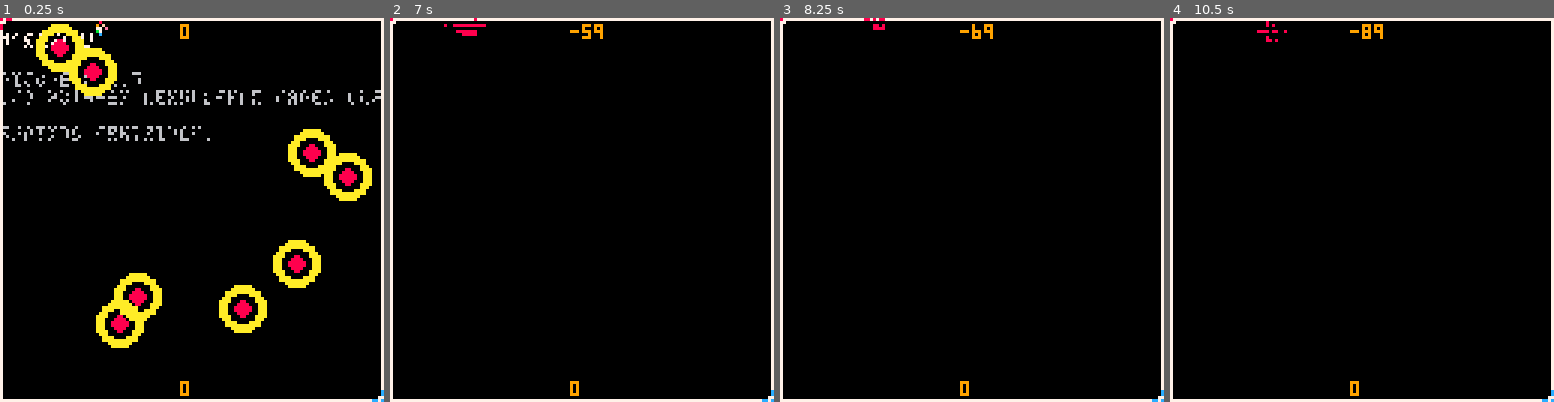
Above: before the commit, frames 1-4 (left to right).
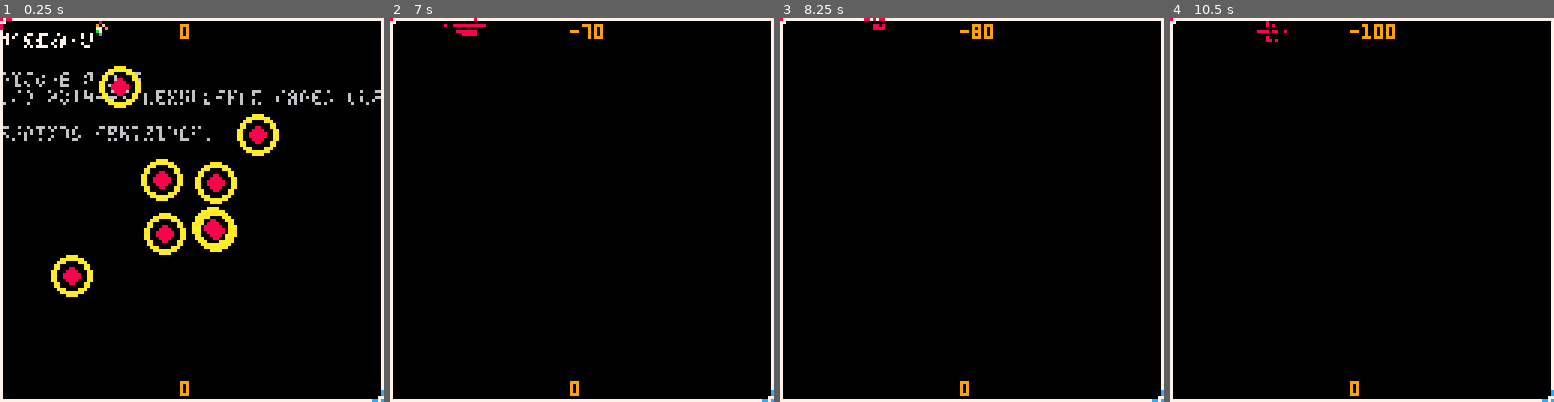
Above: after the commit, the same moments.

Repository: GerodruS/gj240120
Game: PICO-8 cartridge game.p8
Same seed, same stepped clock (60 frames per second), same inputs: the game is played once before the commit and once after it.
Inputs (mouse positions are in pixels of both pictures, inside the frame that each line leads up to):
- Up to frame 1 (0.25 s): no input
- Up to frame 2 (7 s): tap X (X key) at 0.33, 1.07, 1.85, 2.97, 4.08, 5.2, 6.32 s; click (670, 121) at 0.67 s; tap O (Z key) at 0.7, 1.7, 2.1, 2.5, 2.9, 3.3, 3.7, 4.1, 4.5, 4.9, 5.3, 5.7, 6.1, 6.5, 6.9 s; click (436, 267) at 1.22 s; hold Right 1.6-2.1 s; click (497, 114) at 1.77 s; hold Up 2.15-2.42 s; click (562, 259) at 2.32 s; hold Right 2.47-3.03 s; click (624, 106) at 2.87 s; hold Left 3.08-3.58 s; click (685, 256) at 3.42 s; hold Down 3.63-3.97 s; click (451, 102) at 3.97 s; hold Right 4.02-4.68 s; click (512, 248) at 4.52 s; hold Up 4.73-5.03 s; click (574, 94) at 5.07 s; hold Left 5.08-5.68 s; click (639, 244) at 5.62 s; hold Down 5.73-6.03 s; hold Right 6.08-6.58 s; click (701, 90) at 6.17 s; hold Right from 6.63 s (still down); click (466, 236) at 6.72 s
- Up to frame 3 (8.25 s): release Right at 7.13 s; hold Up 7.18-7.45 s; click (918, 83) at 7.27 s; tap O (Z key) at 7.3, 7.7, 8.1 s; tap X (X key) at 7.43 s; hold Right 7.5-8.07 s; click (979, 229) at 7.82 s; hold Left from 8.12 s (still down)
- Up to frame 4 (10.5 s): click (1434, 79) at 8.37 s; tap O (Z key) every 0.4 s from 8.5 to 10.1 s; tap X (X key) at 8.55, 9.67 s; release Left at 8.62 s; hold Down 8.67-9 s; click (1496, 225) at 8.92 s; hold Right 9.05-9.72 s; click (1258, 71) at 9.47 s; hold Up 9.77-10.07 s; click (1323, 217) at 10.02 s; hold Left from 10.12 s (still down)

The runs differ from the first frame. In frame 1, 11% of the frame differs, in the area x 9-97%, y 1-86%; in frame 2, less than 0.1%; in frame 3, less than 0.1%; in frame 4, 0.2%.

Commit message:
Added some changes for targets

Diff:
--- a/game.p8
+++ b/game.p8
@@ -68,7 +68,7 @@
 		   plus_score=10
 		  elseif d2<25 then
 		   plus_score=4
-		  elseif d2<64 then
+		  elseif d2<49 then
 		   plus_score=1
 		  end
 
@@ -110,6 +110,11 @@
 	 end
  end
 
+ if target_to_remove~=nil then
+  map(16,0,target_to_remove[1]-8,target_to_remove[2]-8)
+  target_to_remove=nil
+ end
+
  spr(1,players[1][1]-player_offset,players[1][2]-player_offset)
  spr(2,players[2][1]-player_offset,players[2][2]-player_offset)
 
@@ -124,12 +129,14 @@
 
 function generate_targets()
  for i=1,8 do
-  local dx=i%2==0 and 10 or 64
-  local dy=flr(i/2)%2==0 and 10 or 64
-	 add(targets,{
-	   flr(rnd(64-10))+dx,
-	   flr(rnd(64-10))+dy
-	  })
+  local dx=i%2==0 and 16+8 or 64+8
+  local dy=flr(i/2)%2==0 and 16+8 or 64+8
+  local t={
+   flr(rnd(3))*16+dx+flr(rnd(3))-2,
+   flr(rnd(3))*16+dy+flr(rnd(3))-2
+  }
+  --todo: remove dublicates
+  add(targets,t)
  end
 end
 
@@ -178,22 +185,22 @@
  }
 end
 __gfx__
-0000000000080000000c0000077777777777777777777777a0a0a0a000000aaaaaa0000000000000000000000000000000000000000000000000000000000000
-0000000000080000000c00007700000000000000000000070aa0aa000000aaaaaaaa000000000000000000000000000000000000000000000000000000000000
-007007000000000000000000700000000000000000000007aa0a0aa000aaaaaaaaaaaa0000000000000000000000000000000000000000000000000000000000
-0007700088080880cc0c0cc070000000000000000000000700a0a00000aaaa0000aaaa0000000000000000000000000000000000000000000000000000000000
-000770000000000000000000700000000000000000000007aa0a0aa00aaa00000000aaa000000000000000000000000000000000000000000000000000000000
-0070070000080000000c00007000000000000000000000070aa0aa00aaaa00088000aaaa00000000000000000000000000000000000000000000000000000000
-0000000000080000000c0000700000000000000000000007a0a0a0a0aaa0008888000aaa00000000000000000000000000000000000000000000000000000000
-00000000000000000000000070000000000000000000000700000000aaa0088888800aaa00000000000000000000000000000000000000000000000000000000
-00000000000000000000000070000000000000000000000700000000aaa0088888800aaa00000000000000000000000000000000000000000000000000000000
-00000000000000000000000070000000000000000000000700000000aaa0008888000aaa00000000000000000000000000000000000000000000000000000000
-00000000000000000000000070000000000000000000000700000000aaaa00088000aaaa00000000000000000000000000000000000000000000000000000000
-000000000000000000000000700000000000000000000007000000000aaa00000000aaa000000000000000000000000000000000000000000000000000000000
-0000000000000000000000007000000000000000000000070000000000aaaa0000aaaa0000000000000000000000000000000000000000000000000000000000
-0000000000000000000000007000000000000000000000070000000000aaaaaaaaaaaa0000000000000000000000000000000000000000000000000000000000
+0000000000080000000c0000077777777777777777777777a0a0a0a0000000000000000000000000000000000000000000000000000000000000000000000000
+0000000000080000000c00007700000000000000000000070aa0aa00000000aaaa00000000000000000000000000000000000000000000000000000000000000
+007007000000000000000000700000000000000000000007aa0a0aa00000aaaaaaaa000000000000000000000000000000000000000000000000000000000000
+0007700088080880cc0c0cc070000000000000000000000700a0a000000aaa0000aaa00000000000000000000000000000000000000000000000000000000000
+000770000000000000000000700000000000000000000007aa0a0aa000aa00000000aa0000000000000000000000000000000000000000000000000000000000
+0070070000080000000c00007000000000000000000000070aa0aa0000aa00088000aa0000000000000000000000000000000000000000000000000000000000
+0000000000080000000c0000700000000000000000000007a0a0a0a00aa0008888000aa000000000000000000000000000000000000000000000000000000000
+000000000000000000000000700000000000000000000007000000000aa0088888800aa000000000000000000000000000000000000000000000000000000000
+000000000000000000000000700000000000000000000007000000000aa0088888800aa000000000000000000000000000000000000000000000000000000000
+000000000000000000000000700000000000000000000007000000000aa0008888000aa000000000000000000000000000000000000000000000000000000000
+0000000000000000000000007000000000000000000000070000000000aa00088000aa0000000000000000000000000000000000000000000000000000000000
+0000000000000000000000007000000000000000000000070000000000aa00000000aa0000000000000000000000000000000000000000000000000000000000
+00000000000000000000000070000000000000000000000700000000000aaa0000aaa00000000000000000000000000000000000000000000000000000000000
 000000000000000000000000700000000000000000000007000000000000aaaaaaaa000000000000000000000000000000000000000000000000000000000000
-0000000000000000000000007000000000000000000000070000000000000aaaaaa0000000000000000000000000000000000000000000000000000000000000
+00000000000000000000000070000000000000000000000700000000000000aaaa00000000000000000000000000000000000000000000000000000000000000
+00000000000000000000000070000000000000000000000700000000000000000000000000000000000000000000000000000000000000000000000000000000
 00000000000000000000000070000000000000000000000700000000000000000000000000000000000000000000000000000000000000000000000000000000
 00000000000000000000000070000000000000000000000700000000000000000000000000000000000000000000000000000000000000000000000000000000
 00000000000000000000000070000000000000000000000700000000000000000000000000000000000000000000000000000000000000000000000000000000
